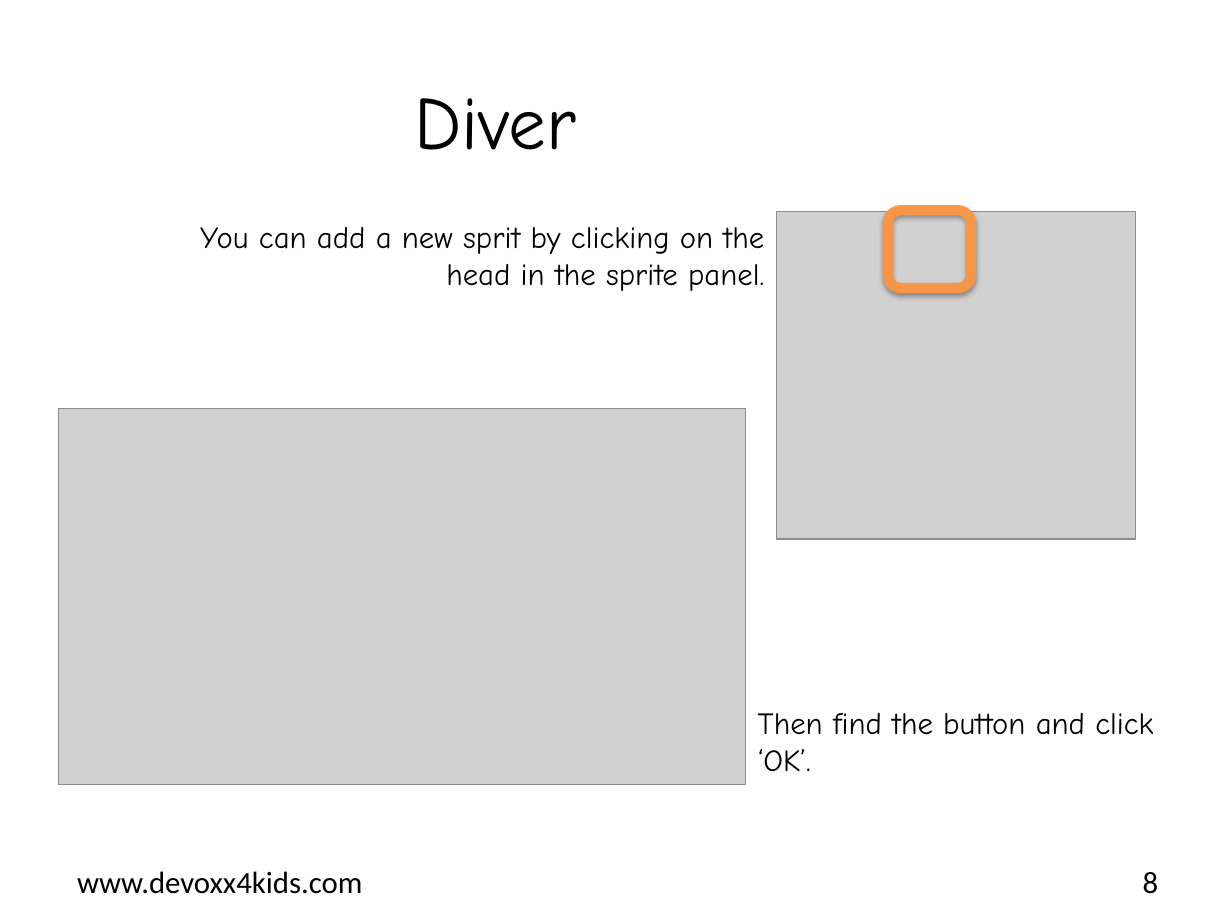
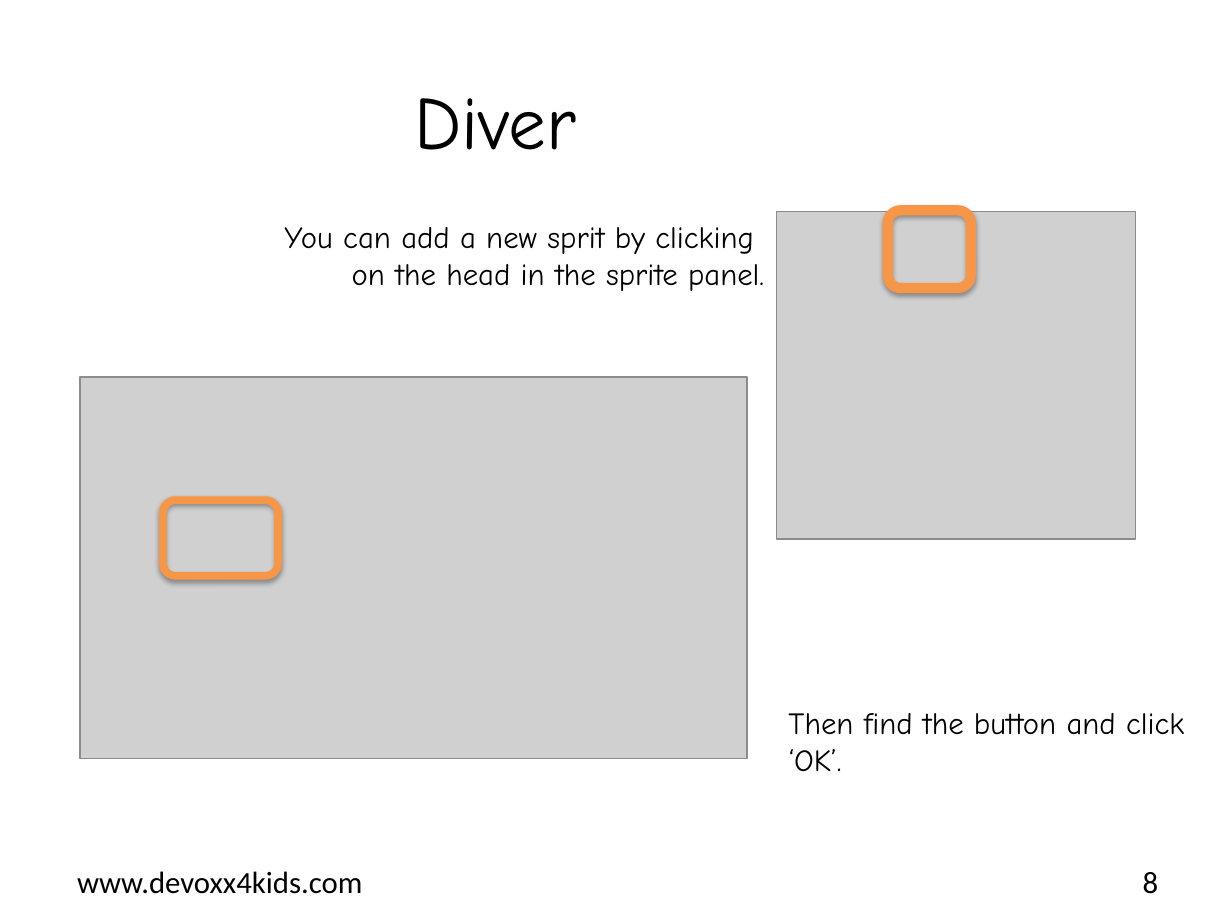
Before and after one commit to bertjan/jpoint-devoxx4kids, a slide deck: slide 8 of scratch-leapmotion/instructions/en/Assignment_Diver.pptx. Drawn at 1232x924 pixels with LibreOffice and Linux fonts; fonts in the diff are those of the drawing; grey boxes stand for pictures; background and template pictures are left out. Boxes give left, top, right and bottom in pixels: in the first picture for what was removed or moved away, otherwise in the second. Text is boxed around its words. In the diff, an @@ line names an element or a change of style, - is before the commit and + after.

```diff
--- a/scratch-leapmotion/instructions/en/Assignment_Diver.pptx
+++ b/scratch-leapmotion/instructions/en/Assignment_Diver.pptx
@@ text at bbox=[284, 227, 764, 291]: text changed @@
-You can add a new sprit by clicking on the head in the sprite panel.
+You can add a new sprit by clicking
+on the head in the sprite panel.
@@ picture: place and size @@
-picture at bbox=[58, 409, 745, 785]
+picture at bbox=[80, 377, 748, 759]
@@ rounded rectangle added at bbox=[163, 500, 277, 575], outline #F79646 4.5 pt @@
@@ text "Then find the button and ...": place and size @@
-text "Then find the button and ..." at bbox=[758, 713, 1153, 771]
+text "Then find the button and ..." at bbox=[788, 713, 1184, 771]
```
Also in this commit, not shown: 17 other slides changed, 1 other file.
